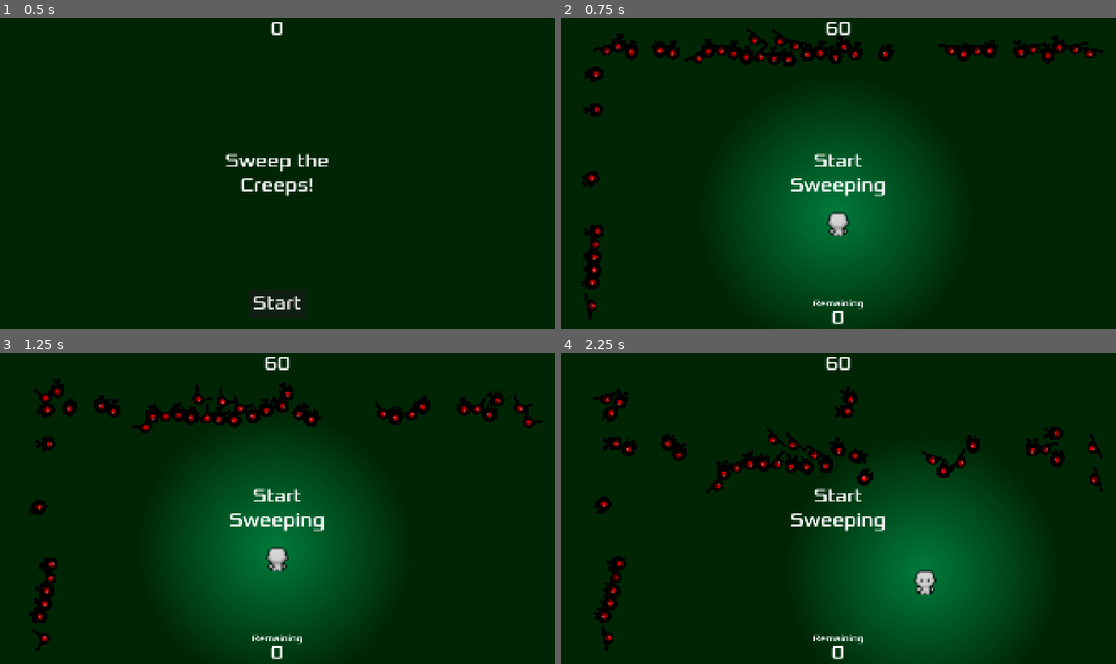
Above: before the commit, frames 1-4 (two rows, left to right).
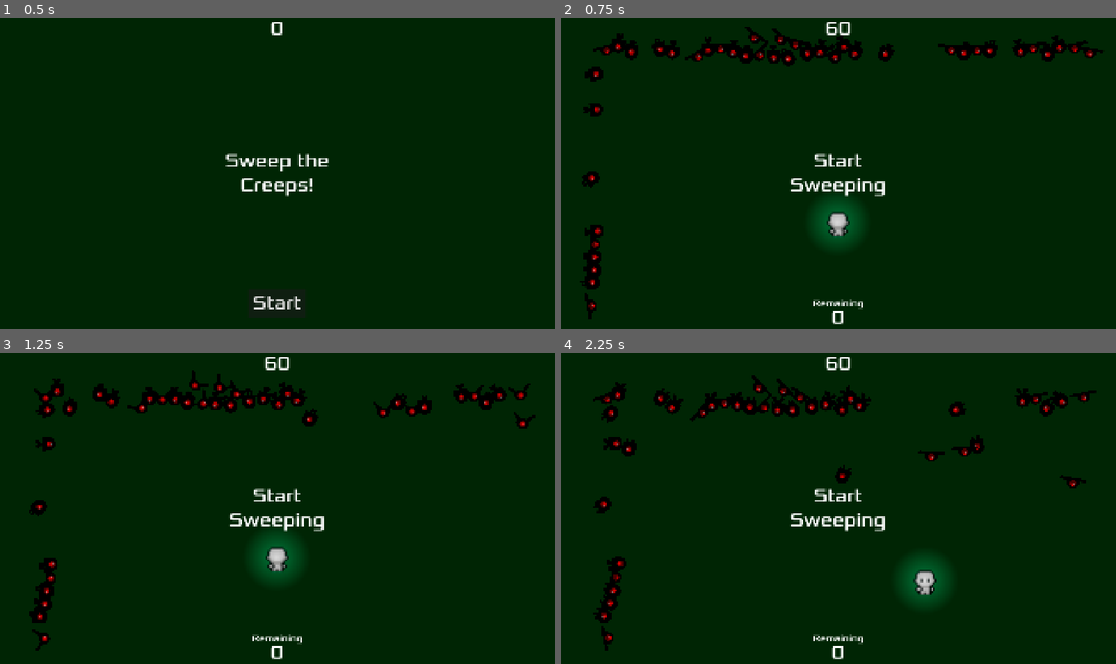
Above: after the commit, the same moments.

Repository: rynong99/Sweep-the-Creeps
Game: Godot game, scene res://Main.tscn
The game is run twice, just before and just after one commit, with the same random seed, the same clock (stepped at 60 frames per second) and the same inputs.
Inputs:
- Up to frame 1 (0.5 s): no input
- Up to frame 2 (0.75 s): click "Start" at 0.5 s
- Up to frame 3 (1.25 s): no input
- Up to frame 4 (2.25 s): hold D (move_right) 1.28-2.03 s; hold S (move_down) from 2.03 s (still down)

Frame 1 is identical in both runs. In frame 2, 18% of the frame differs, in the area x 5-96%, y 2-95%; in frame 3, 21%; in frame 4, 23%, in the area x 5-98%, y 7-100%.

Commit message:
Hard and Soft Gating Refinements
The game now scales lighting and the speed the clock runs down based on the level. This creates a soft gate in your ability to see the enemies, as the mob become easier to see the further you go. (2hrs)

Diff:
--- a/dodgethecreeps/Main.tscn
+++ b/dodgethecreeps/Main.tscn
@@ -20,8 +20,6 @@
 
 [sub_resource type="GradientTexture2D" id="GradientTexture2D_trn2v"]
 gradient = SubResource("Gradient_lgr22")
-width = 256
-height = 256
 fill = 1
 fill_from = Vector2(0.493119, 0.465596)
 
--- a/dodgethecreeps/Mob.tscn
+++ b/dodgethecreeps/Mob.tscn
@@ -84,7 +84,8 @@
 [node name="VisibleOnScreenNotifier2D" type="VisibleOnScreenNotifier2D" parent="."]
 
 [node name="PointLight2D" type="PointLight2D" parent="."]
-position = Vector2(8, 0)
+position = Vector2(9, 1.04308e-06)
+scale = Vector2(0.916667, 0.916667)
 color = Color(1, 0, 0, 1)
 energy = 1.5
 texture = SubResource("GradientTexture2D_ch7wj")
--- a/dodgethecreeps/Player.tscn
+++ b/dodgethecreeps/Player.tscn
@@ -189,6 +189,9 @@
 "speed": 5.0
 }]
 
+[sub_resource type="RectangleShape2D" id="RectangleShape2D_kpjcp"]
+size = Vector2(80, 112)
+
 [node name="CharacterBody2D" type="CharacterBody2D"]
 motion_mode = 1
 safe_margin = 2.0
@@ -201,6 +204,5 @@
 sprite_frames = SubResource("SpriteFrames_hp6x6")
 animation = &"up"
 
-[node name="CollisionPolygon2D" type="CollisionPolygon2D" parent="."]
-build_mode = 1
-polygon = PackedVector2Array(-32, 40, 32, 40, 48, -64, 0, -40, -48, -64)
+[node name="CollisionShape2D" type="CollisionShape2D" parent="."]
+shape = SubResource("RectangleShape2D_kpjcp")
--- a/dodgethecreeps/hud.gd
+++ b/dodgethecreeps/hud.gd
@@ -13,7 +13,7 @@
 
 func show_game_over(win):
 	if win == true:
-		show_message("You Win!")
+		show_message("Level up!")
 		# Wait until the MessageTimer has counted down.
 	else:
 		show_message("Game Over!")
--- a/dodgethecreeps/main.gd
+++ b/dodgethecreeps/main.gd
@@ -25,13 +25,21 @@
 func new_game():
 	score = 60
 	$Player.start($StartPosition.position)
-	$Player.speed = 400+(100*(level-1))
+	if $Player.speed > 800:
+		$Player.speed = 400+(100*(level-1))
 	$StartTimer.start()
 	$HUD.update_score(score)
 	if level == 1:
+		$Player/PointLight2D.scale = Vector2(level,level)
+		$Player/CollisionShape2D.scale = Vector2(level,level)
 		$HUD.show_message("Start Sweeping")
 	else:
-		$HUD.show_message("Level"+str(level))
+		$HUD.show_message("Level "+str(level))
+		if $Player/PointLight2D.scale < Vector2(4,4):
+			$Player/PointLight2D.scale = Vector2(level/2,level/2)
+		if $Player/CollisionShape2D.scale < Vector2(5,5):
+			$Player/CollisionShape2D.scale = Vector2(level/2,level/2)
+		print($Player/CollisionShape2D.scale)
 	get_tree().call_group("mobs", "queue_free")
 	get_tree().call_group("goal", "queue_free")
 	$Music.play()
@@ -41,15 +49,15 @@
 		i+=1
 
 func _on_score_timer_timeout():
-	score -= 1
+	score -= level/2
 	mobCount = get_tree().get_node_count_in_group("mobs")
 	print(mobCount)
 	if mobCount < prevCount:
-		score += (prevCount - mobCount)/4
-	if mobCount == 0:
+		score += (prevCount - mobCount)/2
+	if mobCount <= 0:
 		game_over(true)
 		level += 1
-	elif score == 0:
+	elif score <= 0:
 		game_over(false)
 		level = 1
 	$HUD.update_score(score)
--- a/dodgethecreeps/mob.gd
+++ b/dodgethecreeps/mob.gd
@@ -9,7 +9,7 @@
 		queue_free()
 	elif (position.y < 0) or (position.y > (1080)):
 		queue_free()
-	if linear_velocity > Vector2(100,100):
+	if linear_velocity > Vector2(100,0) or linear_velocity > Vector2(0,100):
 		linear_damp = 2
 		self.set_collision_mask_value(2,false)
 func _on_visible_on_screen_notifier_2d_screen_exited():
--- a/dodgethecreeps/player.gd
+++ b/dodgethecreeps/player.gd
@@ -9,16 +9,16 @@
 	var velocity = Vector2.ZERO # The player's movement vector.
 	if Input.is_action_pressed("move_right"):
 		velocity.x += 1
-		$CollisionPolygon2D.rotation_degrees = 90
+		$CollisionShape2D.rotation_degrees = 90
 	if Input.is_action_pressed("move_left"):
 		velocity.x -= 1
-		$CollisionPolygon2D.rotation_degrees = 270
+		$CollisionShape2D.rotation_degrees = 270
 	if Input.is_action_pressed("move_down"):
 		velocity.y += 1
-		$CollisionPolygon2D.rotation_degrees = 180
+		$CollisionShape2D.rotation_degrees = 180
 	if Input.is_action_pressed("move_up"):
 		velocity.y -= 1
-		$CollisionPolygon2D.rotation_degrees = 0
+		$CollisionShape2D.rotation_degrees = 0
 
 	if velocity.length() > 0:
 		velocity = velocity.normalized() * speed
@@ -43,12 +43,12 @@
 	#hide() # Player disappears after being hit.
 	hit.emit()
 	# Must be deferred as we can't change physics properties on a physics callback.
-	$CollisionPolygon2D.set_deferred("disabled", true)
+	$CollisionShape2D.set_deferred("disabled", true)
 
 func start(pos):
 	position = pos
 	show()
-	$CollisionPolygon2D.disabled = false
+	$CollisionShape2D.disabled = false
 
 
 func _on_player_hit() -> void:
Not shown: 1 places in dodgethecreeps/Player.tscn that only renumber resources
